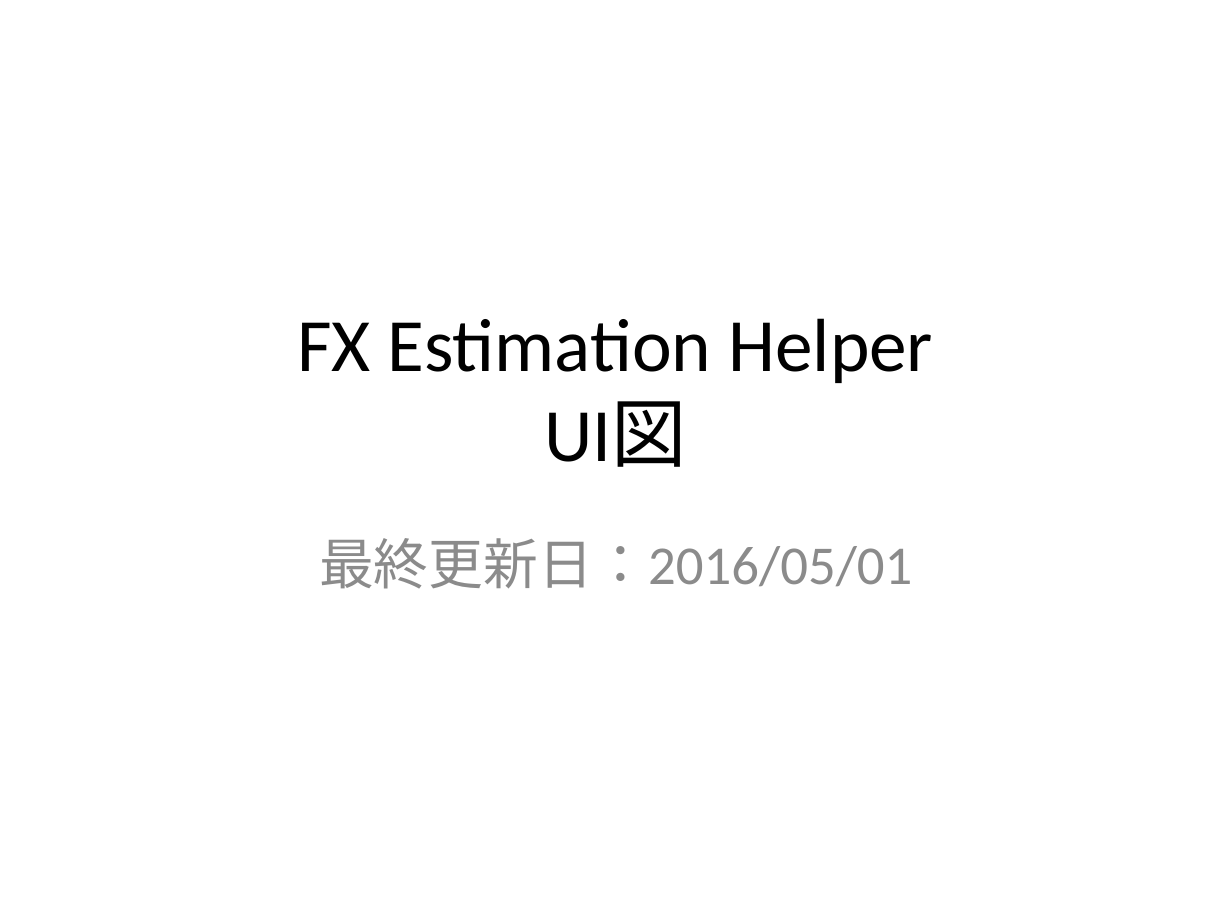
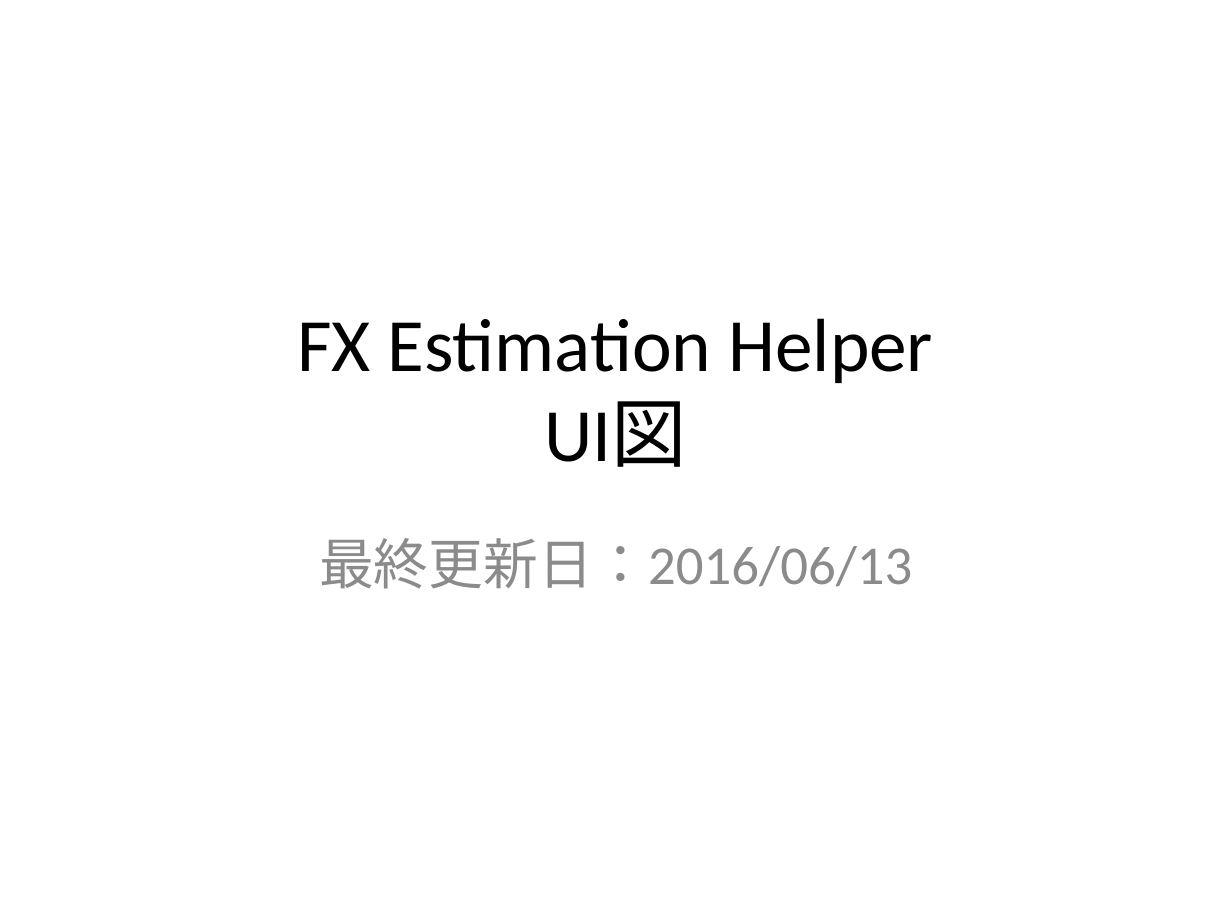
Before and after one commit to Leonis0813/chort, a slide deck: slide 1 of regulus/interface/ui.pptx. Drawn at 1232x924 pixels with LibreOffice and Linux fonts; fonts in the diff are those of the drawing. Boxes give left, top, right and bottom in pixels: in the first picture for what was removed or moved away, otherwise in the second. Text is boxed around its words. In the diff, an @@ line names an element or a change of style, - is before the commit and + after.

```diff
--- a/regulus/interface/ui.pptx
+++ b/regulus/interface/ui.pptx
@@ subtitle at box(319, 538, 912, 589): text changed @@
-最終更新日：2016/05/01
+最終更新日：2016/06/13
```
Also in this commit, not shown: 2 other slides changed.
